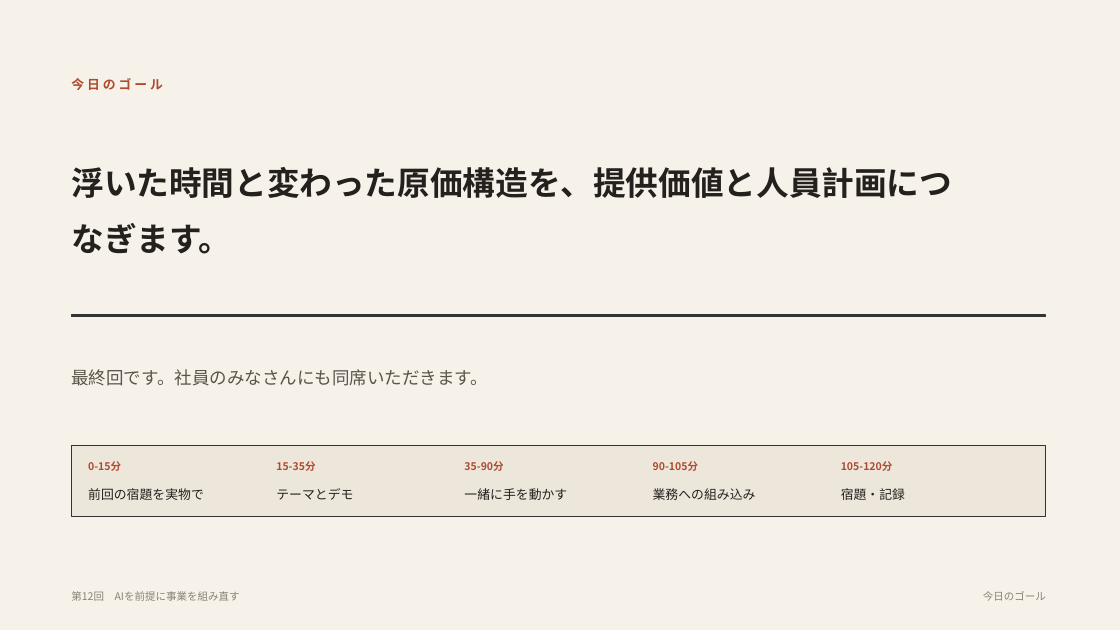
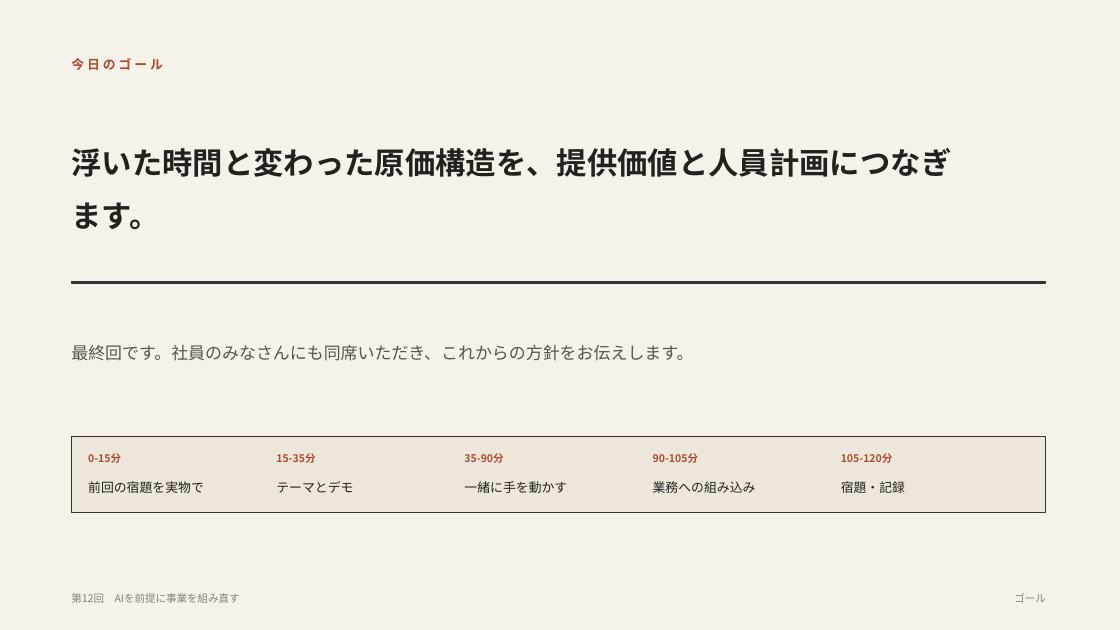
Before and after one commit to yusuke-aoki-bit/founders-ai-program, a slide deck: slide 3 of slides/pptx/第12回_AIを前提に事業を組み直す.pptx (slide 2 before the commit). Drawn at 1120x630 pixels with LibreOffice and Linux fonts; fonts in the diff are those of the drawing. Boxes give left, top, right and bottom in pixels: in the first picture for what was removed or moved away, otherwise in the second. Text is boxed around its words. In the diff, an @@ line names an element or a change of style, - is before the commit and + after.

```diff
--- a/slides/pptx/第12回_AIを前提に事業を組み直す.pptx
+++ b/slides/pptx/第12回_AIを前提に事業を組み直す.pptx
@@ text "今日のゴール": place and size @@
-text "今日のゴール" at bbox=[71, 78, 163, 90]
+text "今日のゴール" at bbox=[71, 58, 163, 70]
@@ text "浮いた時間と変わった原価構造を、提供価値と人員計画につなぎます。": place and size @@
-text "浮いた時間と変わった原価構造を、提供価値と人員計画につなぎます。" at bbox=[71, 167, 952, 254]
+text "浮いた時間と変わった原価構造を、提供価値と人員計画につなぎます。" at bbox=[71, 148, 951, 230]
@@ text "浮いた時間と変わった原価構造を、提供価値と人員計画につなぎます。" at bbox=[71, 148, 951, 230]: size 28 to 26 pt @@
@@ rectangle: place and size @@
-rectangle at bbox=[71, 315, 1046, 317]
+rectangle at bbox=[71, 281, 1046, 283]
@@ text at bbox=[71, 345, 693, 361]: text changed; size 15 to 14.5 pt @@
-最終回です。社員のみなさんにも同席いただきます。
+最終回です。社員のみなさんにも同席いただき、これからの方針をお伝えします。
@@ rectangle: place and size @@
-rectangle at bbox=[71, 445, 1046, 517]
+rectangle at bbox=[71, 437, 1046, 513]
@@ 10 texts: place and size @@
-10 texts at bbox=[88, 461, 905, 500]
+10 texts at bbox=[88, 453, 905, 493]
@@ text at bbox=[1014, 593, 1046, 603]: text changed @@
-今日のゴール
+ゴール
```
Also in this commit, not shown: 4 other slides changed, 6 slides added, 1 slide removed, 24 other files.
